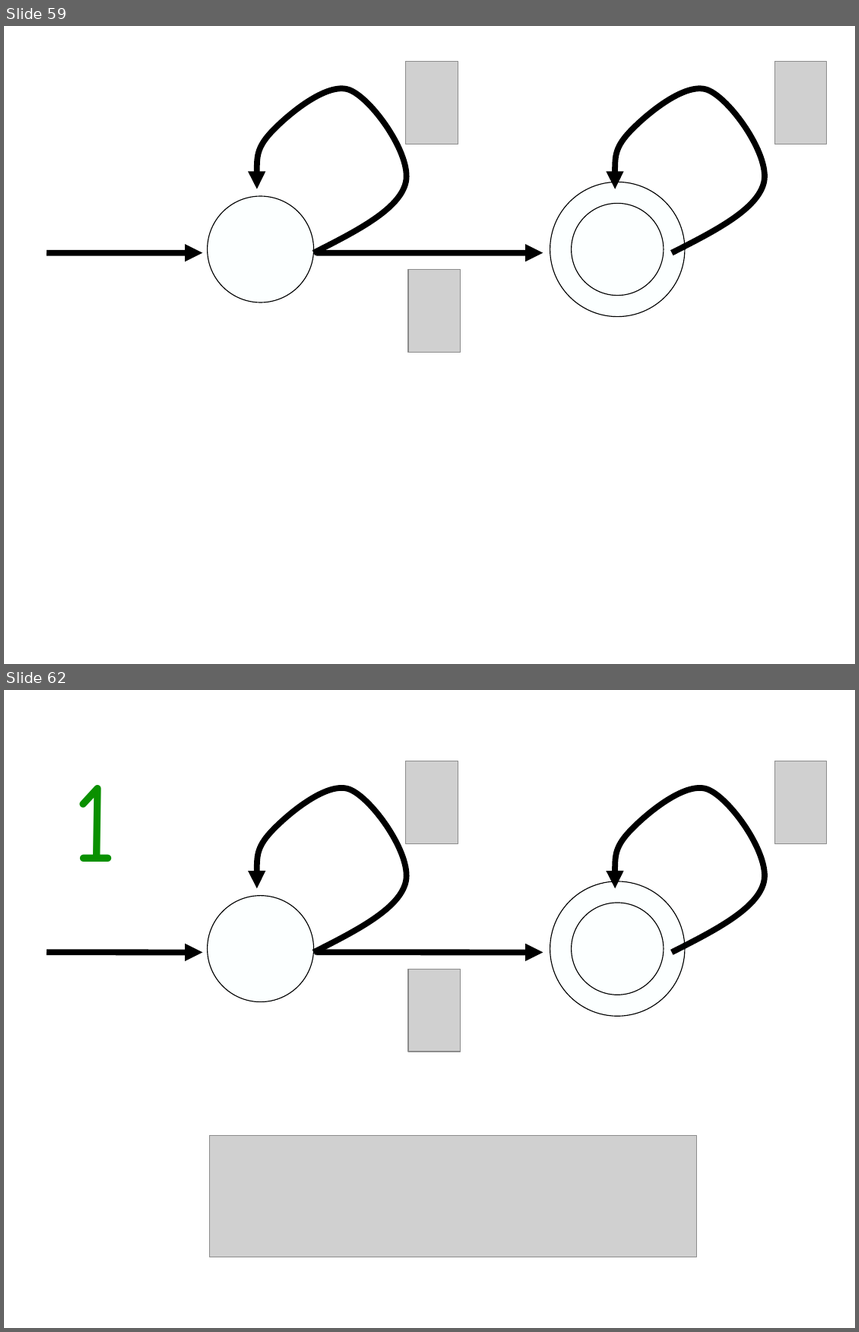
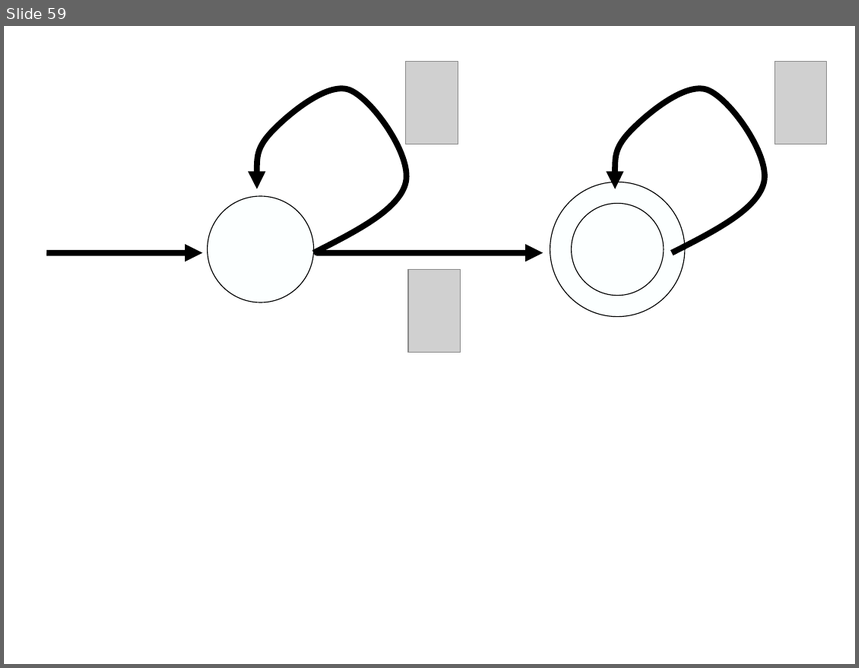
Before and after one commit to gcross/QC-Talks, a slide deck: GeneralExam/WeaponsOfMassSimulation.odp. Shown one above the other, each under a label of ours: slides 59 and 62 before the commit, slide 59 after it; the slides between them are not shown. The pictures are 859x1332 and 859x668 pixels, drawn with LibreOffice and Linux fonts; fonts in the diff are those of the drawing; grey boxes stand for pictures; background and template pictures are left out. Boxes give left, top, right and bottom in pixels: in the first picture for what was removed or moved away, otherwise in the second. Text is boxed around its words. In the diff, an @@ line names an element or a change of style, - is before the commit and + after.

```diff
--- a/GeneralExam/WeaponsOfMassSimulation.odp
+++ b/GeneralExam/WeaponsOfMassSimulation.odp
@@ slide 62 removed at bbox=[4, 690, 855, 1328], background picture (left out) @@
@@ picture removed at bbox=[406, 761, 458, 844] @@
@@ picture removed at bbox=[775, 761, 827, 844] @@
@@ text removed at bbox=[73, 785, 118, 862] @@
-1
@@ freeform shape removed at bbox=[256, 781, 411, 952] @@
@@ freeform shape removed at bbox=[614, 781, 770, 952] @@
@@ ellipse removed at bbox=[550, 882, 685, 1016] @@
@@ ellipse removed at bbox=[208, 896, 314, 1002] @@
@@ ellipse removed at bbox=[572, 903, 664, 995] @@
@@ arrow removed from (47, 952) to (202, 952) @@
@@ arrow removed from (316, 952) to (543, 952) @@
@@ picture removed at bbox=[408, 969, 460, 1052] @@
@@ picture removed at bbox=[210, 1136, 697, 1258] @@
```
Also in this commit, not shown: 12 slides changed, 1 slide added, 28 other slides removed.
